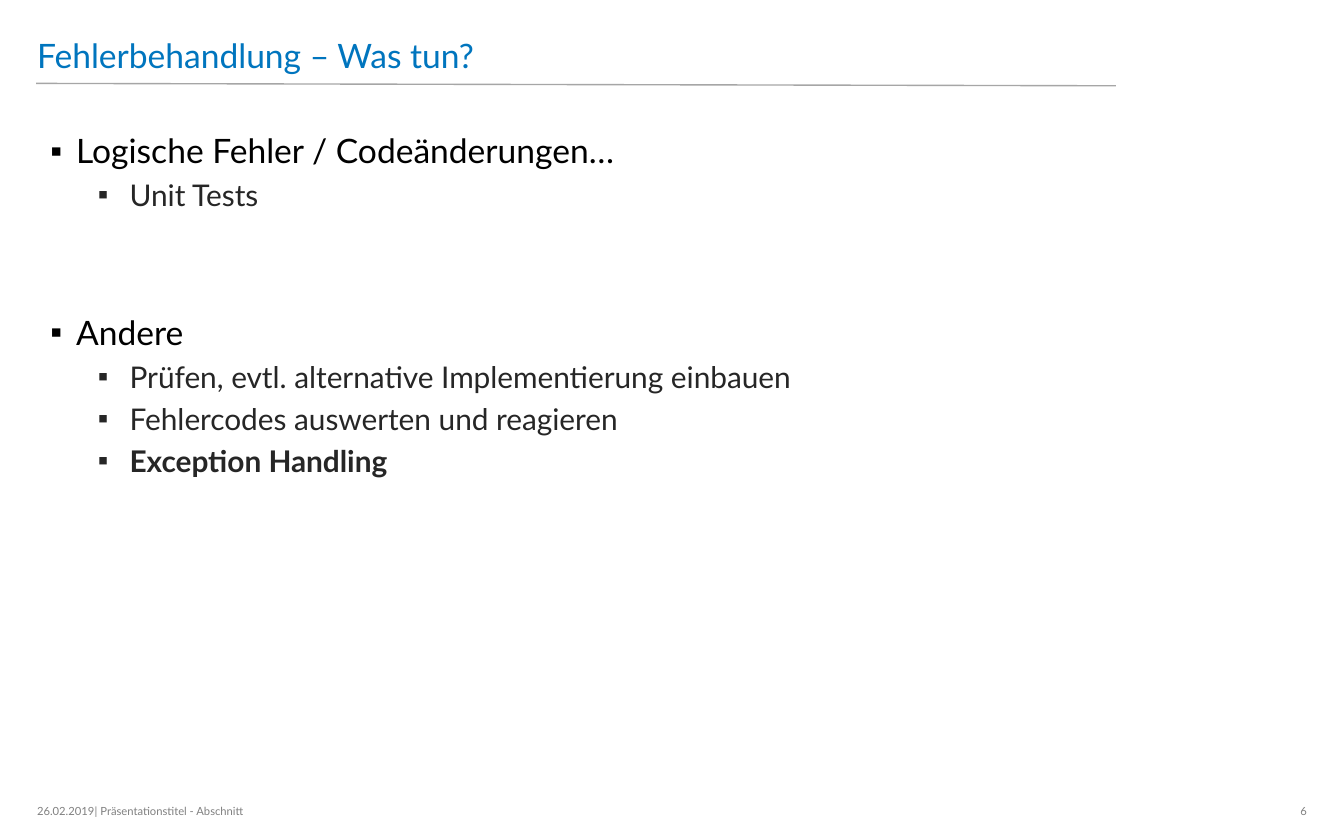
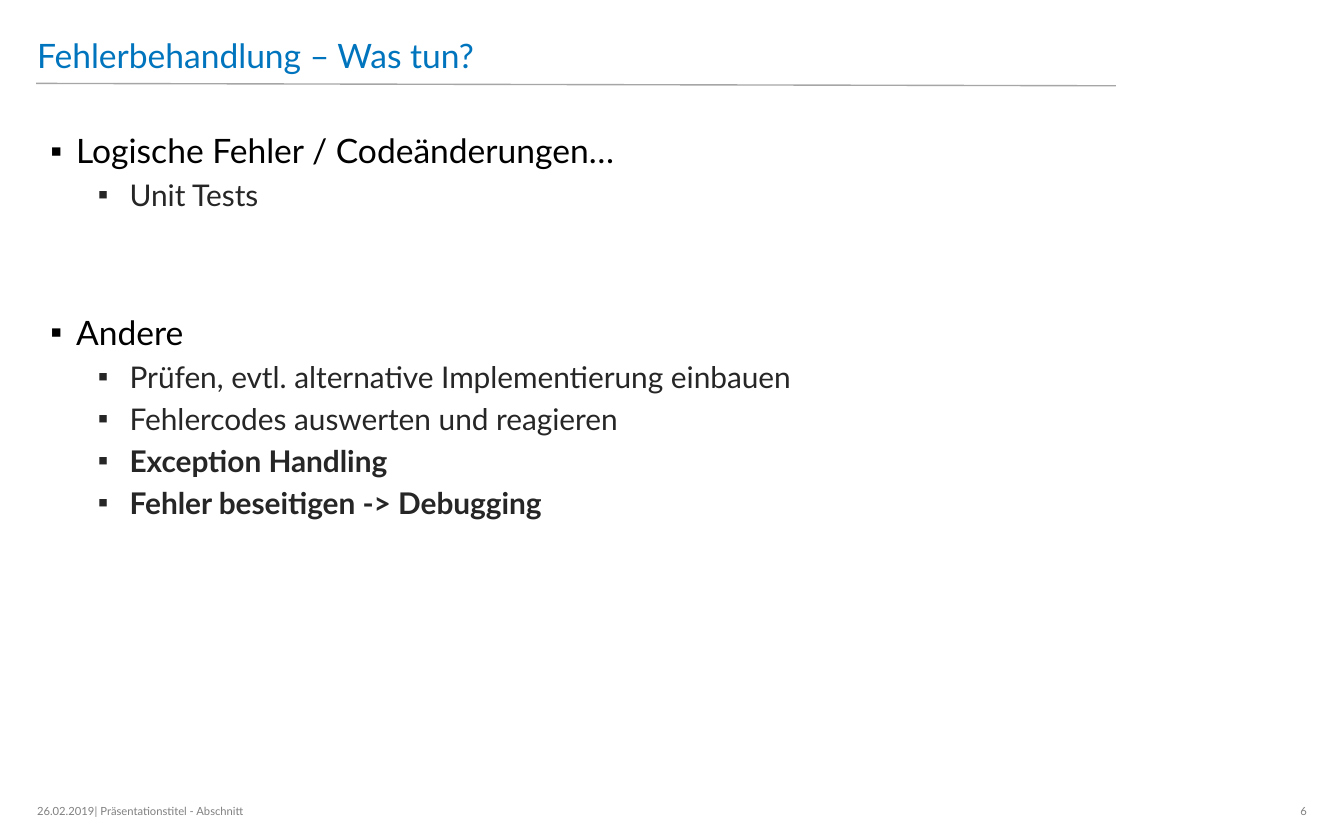
Before and after one commit to dacasi/Ausbildung, a slide deck: slide 6 of Fehlerbehandung und Debugging.pptx. Drawn at 1344x840 pixels with LibreOffice and Linux fonts; fonts in the diff are those of the drawing; background and template pictures are left out. Boxes give left, top, right and bottom in pixels: in the first picture for what was removed or moved away, otherwise in the second. Text is boxed around its words. In the diff, an @@ line names an element or a change of style, - is before the commit and + after.

```diff
--- a/Fehlerbehandung und Debugging.pptx
+++ b/Fehlerbehandung und Debugging.pptx
@@ text at box(130, 492, 542, 520): paragraph added @@
+  ▪ Fehler beseitigen -> Debugging
```
Also in this commit, not shown: 8 other slides changed, 2 other files.
